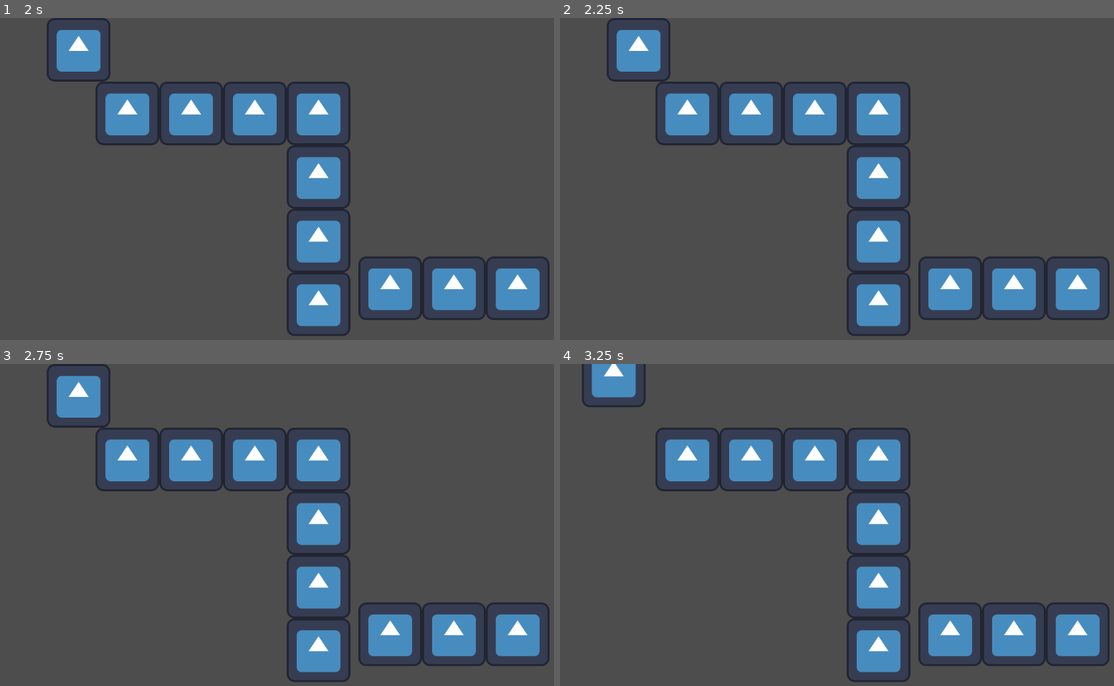
Above: before the commit, frames 1-4 (two rows, left to right).
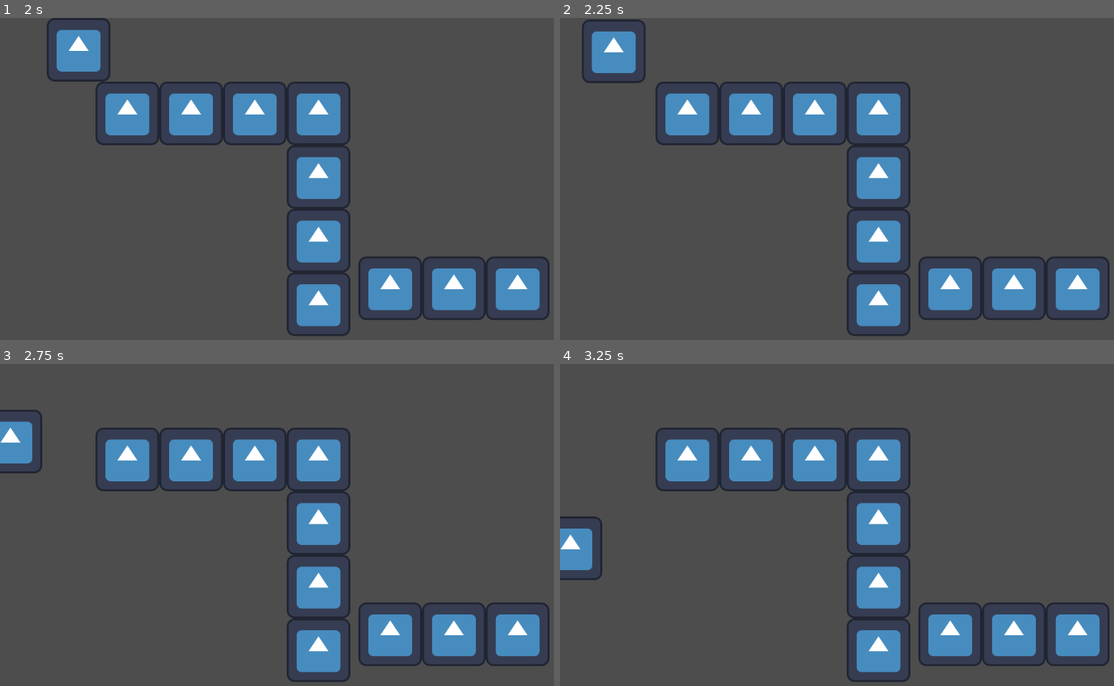
Above: after the commit, the same moments.

Repository: MichaelRRyan/ggj2024
Game: Godot game, scene res://test_level.tscn
Two runs of this game, one before a commit and one after it. Both use one fixed random seed, a clock stepped at 60 frames per second and the inputs below. This scene is started directly instead of the project's main scene. The engine's default icon, where the game draws it, is replaced by a stand-in: a white triangle on a blue panel in a dark square.
Inputs (mouse positions are in pixels of both pictures, inside the frame that each line leads up to):
- Up to frame 1 (2 s): tap Enter at 0.5 s; move the mouse to (415, 162) at 0.52 s; press the mouse at (415, 162) at 0.53 s; hold W (up) from 0.53 s (still down); move the mouse to (171, 195) at 1.27 s; release the mouse at (171, 195) at 1.28 s; click (171, 195) at 1.35 s
- Up to frame 2 (2.25 s): move the mouse to (903, 108) at 2.02 s; release W (up) at 2.03 s; press the mouse at (903, 108) at 2.03 s
- Up to frame 3 (2.75 s): no input
- Up to frame 4 (3.25 s): move the mouse to (820, 589) at 2.77 s; release the mouse at (820, 589) at 2.78 s; hold W (up) from 2.78 s (still down); click (820, 589) at 2.85 s

Frame 1 is identical in both runs. In frame 2, 1.7% of the frame differs, in the area x 4-20%, y 0-21%; in frame 3, 2.2%, in the area x 0-20%, y 0-34%; in frame 4, 1.9%.

Commit message:
added idle timer randomisation
randomisation 0-2.0 seconds

Diff:
--- /dev/null
+++ b/Characters/TimerIdle.gd
@@ -0,0 +1,20 @@
+extends Timer
+
+var rng = RandomNumberGenerator.new()
+var random_time = rng.randf_range(-10.0, 10.0)
+# Called when the node enters the scene tree for the first time.
+func _ready():
+	start(random_time)
+	pass # Replace with function body.
+
+
+# Called every frame. 'delta' is the elapsed time since the previous frame.
+func _process(delta):
+
+	pass
+
+
+func _on_timeout():
+	random_time = rng.randf_range(0.0, 2.0)
+	start(random_time)
+	pass # Replace with function body.
--- a/Characters/basic-minion.tscn
+++ b/Characters/basic-minion.tscn
@@ -1,7 +1,8 @@
-[gd_scene load_steps=5 format=3 uid="uid://co6ni4jkxlusy"]
+[gd_scene load_steps=6 format=3 uid="uid://co6ni4jkxlusy"]
 
 [ext_resource type="Script" path="res://Characters/basic-minion.gd" id="1_gve4a"]
 [ext_resource type="Texture2D" uid="uid://da4qjah5rn2oc" path="res://icon.svg" id="2_s4ui1"]
+[ext_resource type="Script" path="res://Characters/TimerIdle.gd" id="3_buowj"]
 
 [sub_resource type="RectangleShape2D" id="RectangleShape2D_w3pcn"]
 size = Vector2(128, 128)
@@ -26,7 +27,8 @@
 shape = SubResource("RectangleShape2D_ruxlq")
 
 [node name="TimerIdle" type="Timer" parent="."]
-autostart = true
+script = ExtResource("3_buowj")
 
 [connection signal="body_entered" from="View" to="." method="_on_view_body_entered"]
 [connection signal="timeout" from="TimerIdle" to="." method="_on_timer_idle_timeout"]
+[connection signal="timeout" from="TimerIdle" to="TimerIdle" method="_on_timeout"]
